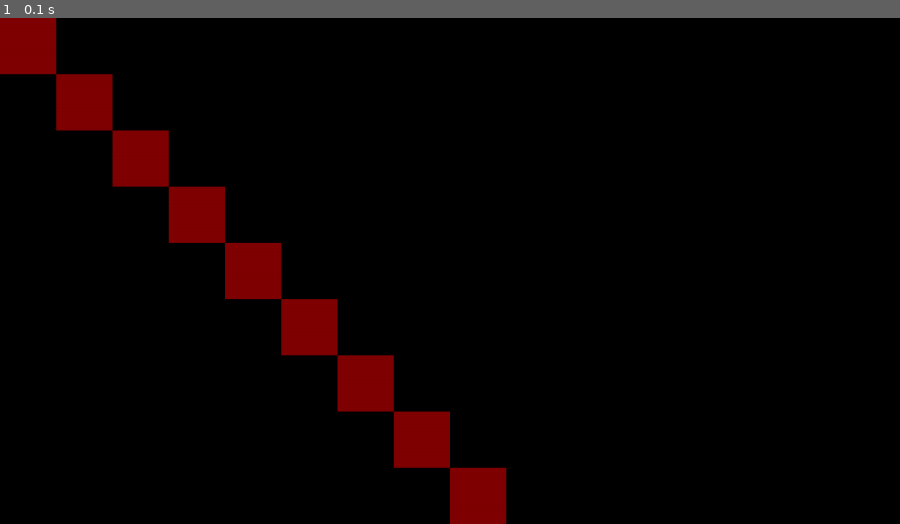
Above: before the commit, frame 1.
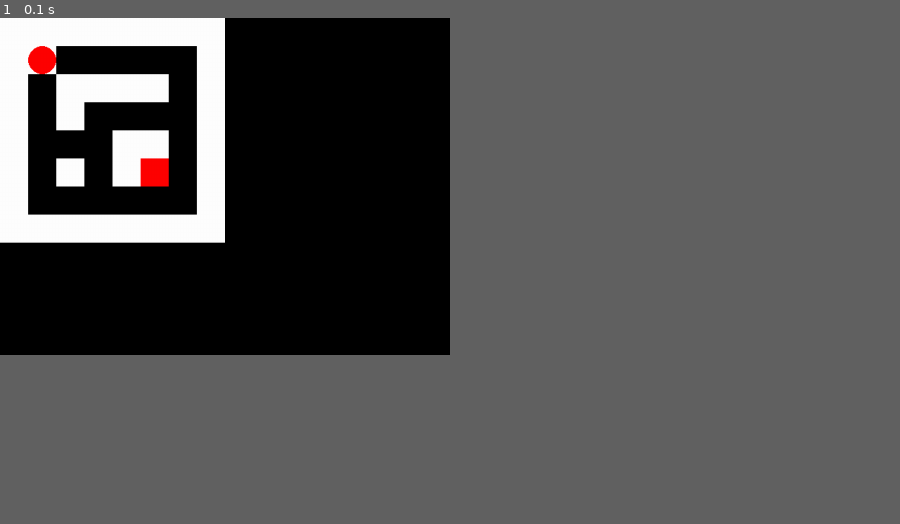
Above: after the commit, the same moment.

Repository: juanporta1/juegoProgramacion
Game: pygame game, started from juegoPygame.py
Same seed, same stepped clock (60 frames per second), same inputs: the game is played once before the commit and once after it.
Inputs:
- Up to frame 1 (0.1 s): no input
In our replay, the window is 900x506 before the commit and 450x337 after it. These sizes can differ from the game's own. Grey fills any space a smaller window leaves; there, only what the larger window draws over its background counts as a difference.

The runs differ from the first frame. In frame 1, 11% of the frame differs, in the area x 0-57%, y 0-100%.

Commit message:
optimizacion de refresco

Diff:
--- a/juegoPygame.py
+++ b/juegoPygame.py
@@ -1,68 +1,88 @@
-import pygame as py
-py.init()
+import pygame
+import sys
 
-window = py.display.set_mode((1280,720))
-tamCuadrado = 80
+# Dimensiones de la ventana y tamaño de cada celda del laberinto
+WIDTH = 640
+HEIGHT = 480
+CELL_SIZE = 40
 
-colorPared = (128,0,0)
-colorJuagdor = (50,150,175)
-colorSalida = (0,128,0)
+# Colores
+BLACK = (0, 0, 0)
+WHITE = (255, 255, 255)
+RED = (255, 0, 0)
 
-def obtenerMapa(laberinto):
-    muros = []
-    mapa = []
-    x = 0
-    y = 0
-    for fila in laberinto:
-        for valor in fila:
-            if valor == 1:
-                pared = py.draw.rect(window,colorPared,(x,y,tamCuadrado,tamCuadrado))
-                mapa.append(pared)
-                muros.append(pared)
-            elif valor == 2:
-                salida = py.draw.rect(window,colorSalida,(x,y,tamCuadrado,tamCuadrado))
-                mapa.append(salida)
-            elif valor == 4:
-                jugador = py.draw.rect(window,colorJuagdor,(x,y,tamCuadrado,tamCuadrado))
-                playerX = x
-                playerY = y
-                valor = 0
+# Matriz que representa el laberinto
+laberinto = [
+    [1, 1, 1, 1, 1, 1, 1, 1],
+    [1, 4, 0, 0, 0, 0, 0, 1],
+    [1, 0, 1, 1, 1, 1, 0, 1],
+    [1, 0, 1, 0, 0, 0, 0, 1],
+    [1, 0, 0, 0, 1, 1, 0, 1],
+    [1, 0, 1, 0, 1, 2, 0, 1],
+    [1, 0, 0, 0, 0, 0, 0, 1],
+    [1, 1, 1, 1, 1, 1, 1, 1]
+]
 
-            x += tamCuadrado
-            y += tamCuadrado
-
-    return mapa, muros, jugador, playerX, playerY
+# Posición del jugador
+player_pos = (1, 1)
 
 
+def draw_maze(screen):
+    screen.fill(BLACK)
+
+    for y in range(len(laberinto)):
+        for x in range(len(laberinto[y])):
+            cell_rect = pygame.Rect(x * CELL_SIZE, y * CELL_SIZE, CELL_SIZE, CELL_SIZE)
+
+            if laberinto[y][x] == 1:
+                pygame.draw.rect(screen, WHITE, cell_rect)
+            elif laberinto[y][x] == 2:
+                pygame.draw.rect(screen, RED, cell_rect)
+            elif laberinto[y][x] == 4:
+                pygame.draw.rect(screen, WHITE, cell_rect)
+                pygame.draw.circle(screen, RED, (cell_rect.centerx, cell_rect.centery), CELL_SIZE // 2)
+
+    pygame.display.flip()
 
 
+def move_player(dx, dy):
+    global player_pos
+
+    x, y = player_pos
+    new_x = x + dx
+    new_y = y + dy
+
+    # Verificar si el movimiento es válido dentro de los límites del laberinto
+    if 0 <= new_x < len(laberinto[0]) and 0 <= new_y < len(laberinto):
+        # Verificar si la posición a la que se desea mover no es una pared
+        if laberinto[new_y][new_x] != 1:
+            player_pos = (new_x, new_y)
 
 
-lab = [
-    [1,1,1,1,1,1,1,1,1,1,1,1,1,1,1,1],
-    [1,2,0,0,0,0,0,0,0,0,0,0,0,0,0,1],
-    [1,0,0,0,0,0,0,0,0,0,0,0,0,0,0,1],
-    [1,0,0,0,0,0,0,0,0,0,0,0,0,0,0,1],
-    [1,0,0,0,0,0,0,0,0,0,0,0,0,0,0,1],
-    [1,0,0,0,0,0,0,0,0,0,0,0,0,0,0,1],
-    [1,0,0,0,0,0,0,0,0,0,0,0,0,0,0,1],
-    [1,0,0,0,0,0,0,0,0,0,0,0,0,0,4,1],
-    [1,1,1,1,1,1,1,1,1,1,1,1,1,1,1,1],
-]
+def main():
+    pygame.init()
+    screen = pygame.display.set_mode((WIDTH, HEIGHT))
+    pygame.display.set_caption('Laberinto')
+    clock = pygame.time.Clock()
+
+    while True:
+        for event in pygame.event.get():
+            if event.type == pygame.QUIT:
+                pygame.quit()
+                sys.exit()
+            elif event.type == pygame.KEYDOWN:
+                if event.key == pygame.K_UP:
+                    move_player(0, -1)
+                elif event.key == pygame.K_DOWN:
+                    move_player(0, 1)
+                elif event.key == pygame.K_LEFT:
+                    move_player(-1, 0)
+                elif event.key == pygame.K_RIGHT:
+                    move_player(1, 0)
+
+        draw_maze(screen)
+        clock.tick(60)
 
 
-
-
-
-
-while True:
-    window.fill((0,0,0))
-    for event in py.event.get():
-        if event.type == py.QUIT:
-            py.quit()
-    obtenerMapa(lab)
-
-
-
-    py.display.update()
-    py.time.Clock()
+if __name__ == '__main__':
+    main()
--- a/laberintoMagico.py
+++ b/laberintoMagico.py
@@ -2,23 +2,62 @@
 from pynput import keyboard
 from colorama import Fore,Style,Back
 from playsound import playsound
+import pygame
+
 lab = [
 
-        [1,1,1,1,1,1,1,1,1,1],
-        [1,2,0,0,0,0,0,0,0,1],
-        [1,0,0,0,0,0,0,0,0,1],
-        [1,0,0,0,0,1,0,0,0,1],
-        [1,0,0,0,0,0,0,0,0,1],
-        [1,0,0,0,0,0,0,0,0,1],
-        [1,0,0,0,0,0,0,0,4,1],
-        [1,1,1,1,1,1,1,1,1,1]
+        [1,1,1,1,1,1,1,1,1,1,1,1,1,1,1,1,1,1,1,1,1,1,1,1,1,1,1,1,1,1,1,1,1,1,1,1,1,1,1,1],
+        [1,2,0,0,0,0,0,0,0,0,0,0,0,0,0,0,0,0,0,0,0,0,0,0,0,0,0,0,0,0,0,0,0,0,0,0,0,0,0,1],
+        [1,0,0,0,0,0,0,0,0,0,0,0,0,0,0,0,0,0,0,0,0,0,0,0,0,0,0,0,0,0,0,0,0,0,0,0,0,0,0,1],
+        [1,0,0,0,0,0,0,0,0,0,0,0,0,0,0,0,0,0,0,0,0,0,0,0,0,0,0,0,0,0,0,0,0,0,0,0,0,0,0,1],
+        [1,0,0,0,0,0,0,0,0,0,0,0,0,0,0,0,0,0,0,0,0,0,0,0,0,0,0,0,0,0,0,0,0,0,0,0,0,0,0,1],
+        [1,0,0,0,0,0,0,0,0,0,0,0,0,0,0,0,0,0,0,0,0,0,0,0,0,0,0,0,0,0,0,0,0,0,0,0,0,0,0,1],
+        [1,0,0,0,0,0,0,0,0,0,0,0,0,0,0,0,0,0,0,0,0,0,0,0,0,0,0,0,0,0,0,0,0,0,0,0,0,0,0,1],
+        [1,0,0,0,0,0,0,0,0,0,0,0,0,0,0,0,0,0,0,0,0,0,0,0,0,0,0,0,0,0,0,0,0,0,0,0,0,0,0,1],
+        [1,0,0,0,0,0,0,0,0,0,0,0,0,0,0,0,0,0,0,0,0,0,0,0,0,0,0,0,0,0,0,0,0,0,0,0,0,0,0,1],
+        [1,0,0,0,0,0,0,0,0,0,0,0,0,0,0,0,0,0,0,0,0,0,0,0,0,0,0,0,0,0,0,0,0,0,0,0,0,0,0,1],
+        [1,0,0,0,0,0,0,0,0,0,0,0,0,0,0,0,0,0,0,0,0,0,0,0,0,0,0,0,0,0,0,0,0,0,0,0,0,0,0,1],
+        [1,0,0,0,0,0,0,0,0,0,0,0,0,0,0,0,0,0,0,0,0,0,0,0,0,0,0,0,0,0,0,0,0,0,0,0,0,0,0,1],
+        [1,0,0,0,0,0,0,0,0,0,0,0,0,0,0,0,0,0,0,0,0,0,0,0,0,0,0,0,0,0,0,0,0,0,0,0,0,0,0,1],
+        [1,0,0,0,0,0,0,0,0,0,0,0,0,0,0,0,0,0,0,0,0,0,0,0,0,0,0,0,0,0,0,0,0,0,0,0,0,0,0,1],
+        [1,0,0,0,0,0,0,0,0,0,0,0,0,0,0,0,0,0,0,0,0,0,0,0,0,0,0,0,0,0,0,0,0,0,0,0,0,0,0,1],
+        [1,0,0,0,0,0,0,0,0,0,0,0,0,0,0,0,0,0,0,0,0,0,0,0,0,0,0,0,0,0,0,0,0,0,0,0,0,0,0,1],
+        [1,0,0,0,0,0,0,0,0,0,0,0,0,0,0,0,0,0,0,0,0,0,0,0,0,0,0,0,0,0,0,0,0,0,0,0,0,0,0,1],
+        [1,0,0,0,0,0,0,0,0,0,0,0,0,0,0,0,0,0,0,0,0,0,0,0,0,0,0,0,0,0,0,0,0,0,0,0,0,0,0,1],
+        [1,0,0,0,0,0,0,0,0,0,0,0,0,0,0,0,0,0,0,0,0,0,0,0,0,0,0,0,0,0,0,0,0,0,0,0,0,0,0,1],
+        [1,0,0,0,0,0,0,0,0,0,0,0,0,0,0,0,0,0,0,0,0,0,0,0,0,0,0,0,0,0,0,0,0,0,0,0,0,0,0,1],
+        [1,0,0,0,0,0,0,0,0,0,0,0,0,0,0,0,0,0,0,0,0,0,0,0,0,0,0,0,0,0,0,0,0,0,0,0,0,0,0,1],
+        [1,0,0,0,0,0,0,0,0,0,0,0,0,0,0,0,0,0,0,0,0,0,0,0,0,0,0,0,0,0,0,0,0,0,0,0,0,0,0,1],
+        [1,0,0,0,0,0,0,0,0,0,0,0,0,0,0,0,0,0,0,0,0,0,0,0,0,0,0,0,0,0,0,0,0,0,0,0,0,0,0,1],
+        [1,0,0,0,0,0,0,0,0,0,0,0,0,0,0,0,0,0,0,0,0,0,0,0,0,0,0,0,0,0,0,0,0,0,0,0,0,0,0,1],
+        [1,0,0,0,0,0,0,0,0,0,0,0,0,0,0,0,0,0,0,0,0,0,0,0,0,0,0,0,0,0,0,0,0,0,0,0,0,0,0,1],
+        [1,0,0,0,0,0,0,0,0,0,0,0,0,0,0,0,0,0,0,0,0,0,0,0,0,0,0,0,0,0,0,0,0,0,0,0,0,0,0,1],
+        [1,0,0,0,0,0,0,0,0,0,0,0,0,0,0,0,0,0,0,0,0,0,0,0,1,1,1,1,1,1,1,1,1,1,1,1,1,1,1,1],
+        [1,0,0,0,0,0,0,0,0,0,0,0,0,0,0,0,0,0,0,0,0,0,0,0,0,0,0,0,0,0,0,0,0,0,0,0,0,0,0,1],
+        [1,0,0,0,0,0,0,0,0,0,0,0,0,0,0,0,0,0,0,0,0,0,0,0,0,0,0,0,0,0,0,0,0,0,0,0,0,0,0,1],
+        [1,0,0,0,0,0,0,0,0,0,0,0,0,0,0,0,0,0,0,0,0,0,0,0,1,1,1,1,1,1,1,1,1,1,1,1,1,1,0,1],
+        [1,0,0,0,0,0,0,0,0,0,0,0,0,0,0,0,0,0,0,0,0,0,0,0,1,1,1,1,1,1,1,1,1,1,1,1,1,1,0,1],
+        [1,0,0,0,0,0,0,0,0,0,0,0,0,0,0,0,0,0,0,0,0,0,0,0,1,1,1,1,1,1,1,1,1,1,1,1,1,1,0,1],
+        [1,0,0,0,0,0,0,0,0,0,0,0,0,0,0,0,0,0,0,0,0,0,0,0,1,1,1,1,1,1,1,1,1,1,1,1,1,1,0,1],
+        [1,0,0,0,0,0,0,0,0,0,0,0,0,0,0,0,0,0,0,0,0,0,0,0,1,1,1,1,1,1,1,1,1,1,1,1,1,1,0,1],
+        [1,0,0,0,0,0,0,0,0,0,0,0,0,0,0,0,0,0,0,0,0,0,0,0,1,1,1,1,1,1,1,1,1,1,1,1,1,1,0,1],
+        [1,0,0,0,0,0,0,0,0,0,0,0,0,0,0,0,0,0,0,0,0,0,0,0,1,1,1,1,1,1,1,1,1,1,1,1,1,1,0,1],
+        [1,0,0,0,0,0,0,0,0,0,0,0,0,0,0,0,0,0,0,0,0,0,0,0,1,1,1,1,1,1,1,1,1,1,1,1,1,1,0,1],
+        [1,0,0,0,0,0,0,0,0,0,0,0,0,0,0,0,0,0,0,0,0,0,0,0,1,1,1,1,1,1,1,1,1,1,1,1,1,1,0,1],
+        [1,0,0,0,0,0,0,0,0,0,0,0,0,0,0,0,0,0,0,0,0,0,0,0,1,1,1,1,1,1,1,1,1,1,1,1,1,1,0,1],
+        [1,0,0,0,0,0,0,0,0,0,0,0,0,0,0,0,0,0,0,0,0,0,0,0,0,0,0,0,0,0,0,0,0,0,1,1,1,1,4,1],
+        [1,1,1,1,1,1,1,1,1,1,1,1,1,1,1,1,1,1,1,1,1,1,1,1,1,1,1,1,1,1,1,1,1,1,1,1,1,1,1,1]
 ]
+pygame.mixer.init()
 
+teclaPresionada = True
+
+mover = pygame.mixer.Sound("bit.wav")
 
 def draw(maps):
     display = ""
     for x in maps:
-
+        display += "                               "
         for y in x:
             if y == 1:
                 display += Fore.MAGENTA + "# "
@@ -29,6 +68,7 @@
             elif y == 0:
                 display += "  "
         display += "\n"
+    os.system("cls")
     print(display)
 
 def getPlayerPosition(maps):
@@ -37,65 +77,78 @@
             if y == 4:
                 return (lab.index(x), x.index(y))
 def movePlayer(key):
-    os.system("cls")
+    global teclaPresionada
     inLab,inList = getPlayerPosition(lab)
+
 
     if hasattr(key, "char") == False:
         print()
-    elif key.char == "w" and lab[inLab - 1][inList] != 1 and lab[inLab - 1][inList] != 2:
+    elif key.char == "w" and lab[inLab - 1][inList] != 1 and lab[inLab - 1][inList] != 2 and  teclaPresionada == True:
         lab[inLab][inList] = 0
         lab[inLab - 1][inList] = 4
-        playsound("bit.wav")
-    elif key.char == "w" and lab[inLab - 1][inList] == 2:
+        teclaPresionada = False
+        mover.play()
+    elif key.char == "w" and lab[inLab - 1][inList] == 2 and  teclaPresionada == True:
         lab[inLab][inList] = 0
         lab[inLab - 1][inList] = 4
+        teclaPresionada = False
         listener.stop()
-        print("Felicidades, has pasado el nivel, presion c para continuar")
+
 
     if hasattr(key, "char") == False:
         print()
-    elif key.char == "s" and lab[inLab + 1][inList] != 1 and lab[inLab + 1][inList] != 2:
+    elif key.char == "s" and lab[inLab + 1][inList] != 1 and lab[inLab + 1][inList] != 2 and  teclaPresionada == True:
         lab[inLab][inList] = 0
         lab[inLab + 1][inList] = 4
-        playsound("bit.wav")
-    elif key.char == "s" and lab[inLab + 1][inList] == 2:
+        teclaPresionada = False
+        mover.play()
+    elif key.char == "s" and lab[inLab + 1][inList] == 2 and  teclaPresionada == True:
         lab[inLab][inList] = 0
         lab[inLab + 1][inList] = 4
+        teclaPresionada = False
         listener.stop()
-        print("Felicidades, has pasado el nivel, presion c para continuar")
 
     if hasattr(key, "char") == False:
         print()
-    elif key.char == "a" and lab[inLab][inList - 1] != 1 and lab[inLab][inList - 1] != 2:
+    elif key.char == "a" and lab[inLab][inList - 1] != 1 and lab[inLab][inList - 1] != 2 and  teclaPresionada == True:
         lab[inLab][inList] = 0
         lab[inLab][inList - 1] = 4
-        playsound("bit.wav")
-    elif key.char == "a" and lab[inLab][inList - 1] == 2:
+        teclaPresionada = False
+        mover.play()
+
+    elif key.char == "a" and lab[inLab][inList - 1] == 2 and  teclaPresionada == True:
         lab[inLab][inList] = 0
         lab[inLab][inList - 1] = 4
+        teclaPresionada = False
         listener.stop()
-        print("Felicidades, has pasado el nivel, presion c para continuar")
+
+
 
     if hasattr(key, "char") == False:
         print()
-    elif key.char == "d" and lab[inLab][inList + 1] != 1 and lab[inLab][inList + 1] != 2:
+    elif key.char == "d" and lab[inLab][inList + 1] != 1 and lab[inLab][inList + 1] != 2 and  teclaPresionada == True:
         lab[inLab][inList] = 0
         lab[inLab][inList + 1] = 4
-        playsound("bit.wav")
-    elif key.char == "d" and lab[inLab][inList + 1] == 2:
+        teclaPresionada = False
+        mover.play()
+        teclaPresionada = 2
+    elif key.char == "d" and lab[inLab][inList + 1] == 2 and  teclaPresionada == True:
         lab[inLab][inList] = 0
         lab[inLab][inList + 1] = 4
+        teclaPresionada = False
         listener.stop()
-        print("Felicidades, has pasado el nivel, presion c para continuar")
 
     draw(lab)
 
 def juego(key):
-    print(key)
+
     movePlayer(key)
+def reset(key):
+    global teclaPresionada
+    teclaPresionada = True
 draw(lab)
-g = 1
-
-listener = keyboard.Listener(on_press=movePlayer)
+listener = keyboard.Listener(on_press=juego, on_release=reset)
 listener.start()
 listener.join()
+
+pygame.mixer.quit()
--- a/menudeselecciones.py
+++ b/menudeselecciones.py
@@ -1,5 +1,6 @@
 from pynput import keyboard
 import os
+
 
 select = 0
 def menu(key = None):
